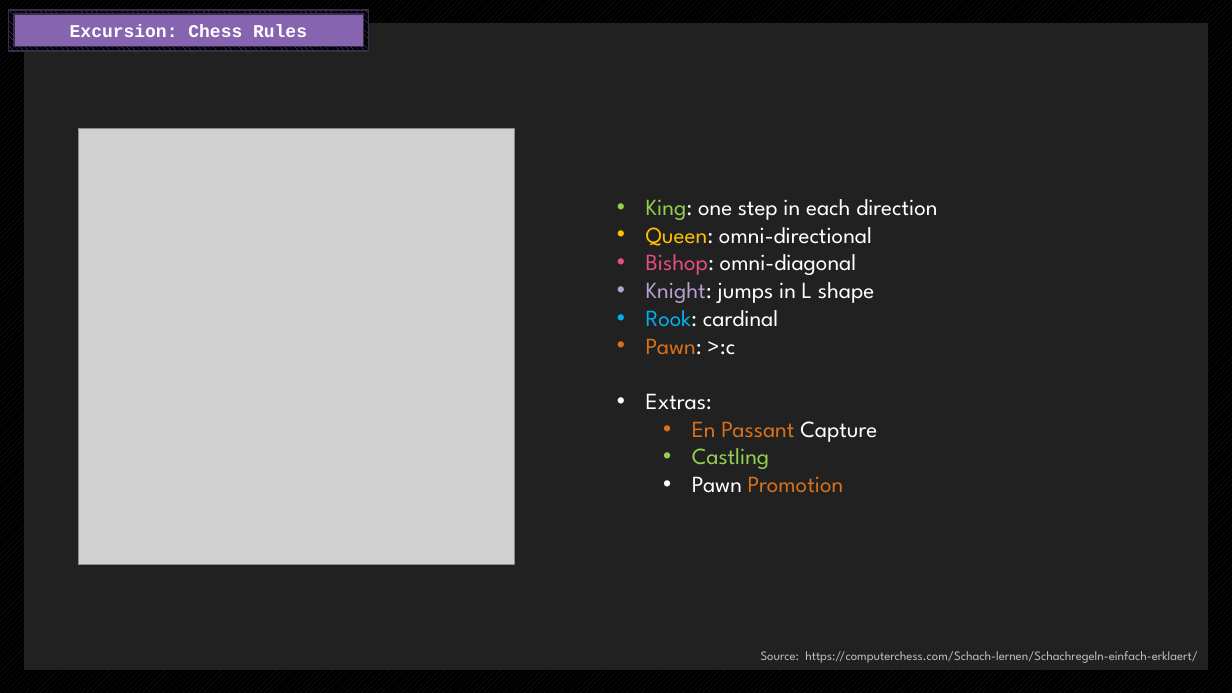
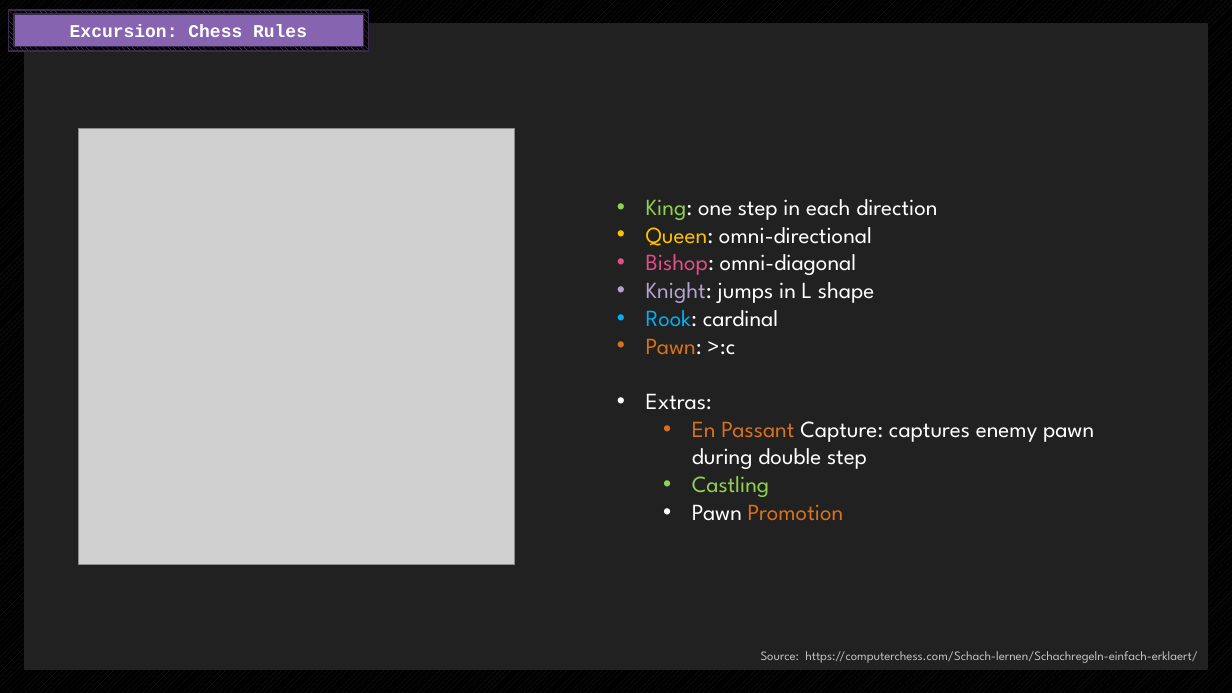
Before and after one commit to endorivium/informational-mastery, a slide deck: slide 5 of KP/1_AbschlussPräsentation/KP_AbschlussPräsentation_Kotlin.pptx. Drawn at 1232x693 pixels with LibreOffice and Linux fonts; fonts in the diff are those of the drawing; grey boxes stand for pictures. Boxes give left, top, right and bottom in pixels: in the first picture for what was removed or moved away, otherwise in the second. Text is boxed around its words. In the diff, an @@ line names an element or a change of style, - is before the commit and + after.

```diff
--- a/KP/1_AbschlussPräsentation/KP_AbschlussPräsentation_Kotlin.pptx
+++ b/KP/1_AbschlussPräsentation/KP_AbschlussPräsentation_Kotlin.pptx
@@ text at (692,421,1094,469): text changed; text colour #D9711A to #FFFFFF @@
-  • En Passant Capture
+  • En Passant Capture: captures enemy pawn during double step
```
Also in this commit, not shown: 5 other slides changed, 2 slides added, 3 slides removed.
